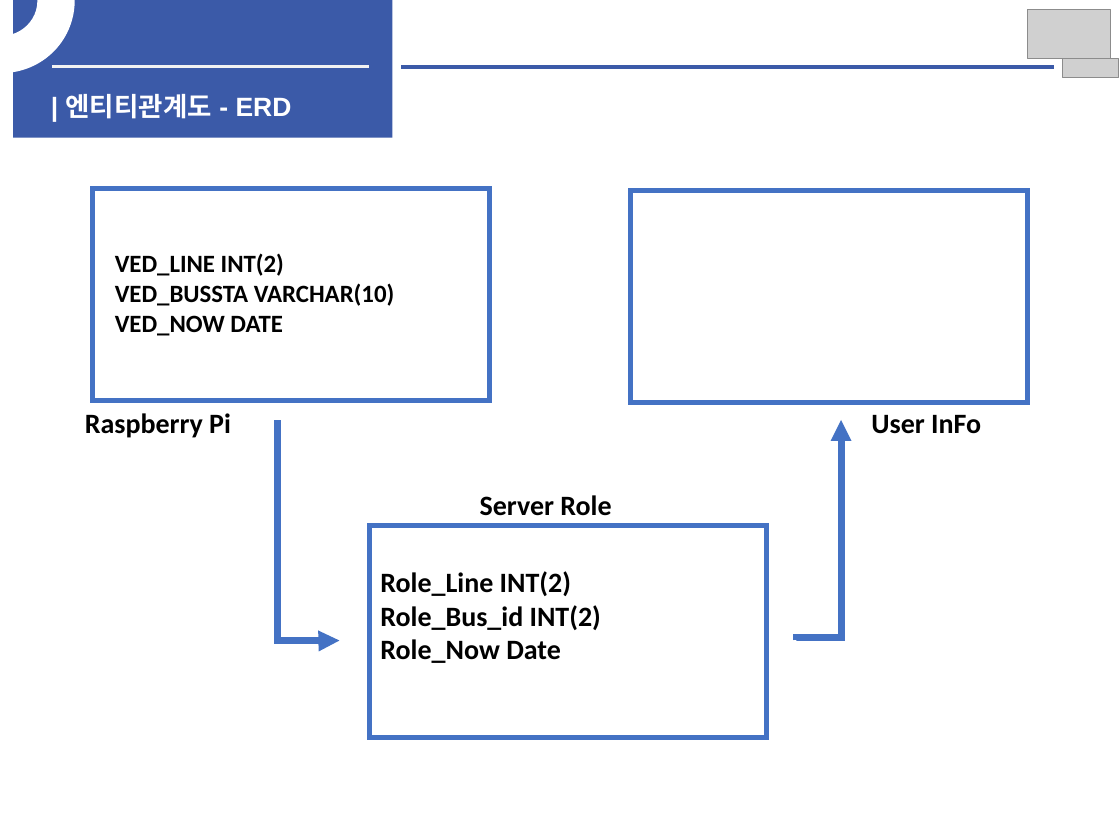
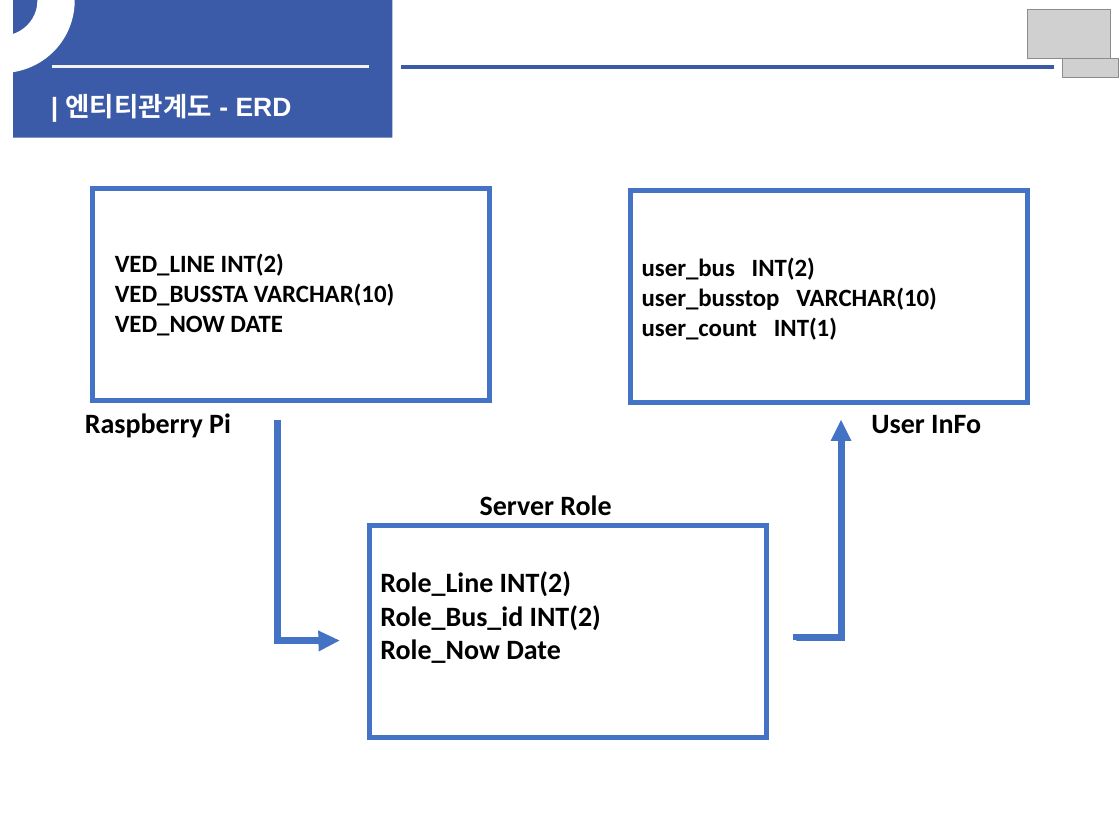
Before and after one commit to woojin1027/THE-FACO, a slide deck: slide 13 of 중간보고서/중간보고서-최종직전버전.pptx. Drawn at 1120x840 pixels with LibreOffice and Linux fonts; fonts in the diff are those of the drawing; grey boxes stand for pictures. Boxes give left, top, right and bottom in pixels: in the first picture for what was removed or moved away, otherwise in the second. Text is boxed around its words. In the diff, an @@ line names an element or a change of style, - is before the commit and + after.

```diff
--- a/중간보고서/중간보고서-최종직전버전.pptx
+++ b/중간보고서/중간보고서-최종직전버전.pptx
@@ text in rectangle at [642,257,937,340]: text added @@
+user_bus INT(2)
+user_busstop VARCHAR(10)
+user_count INT(1)
```
